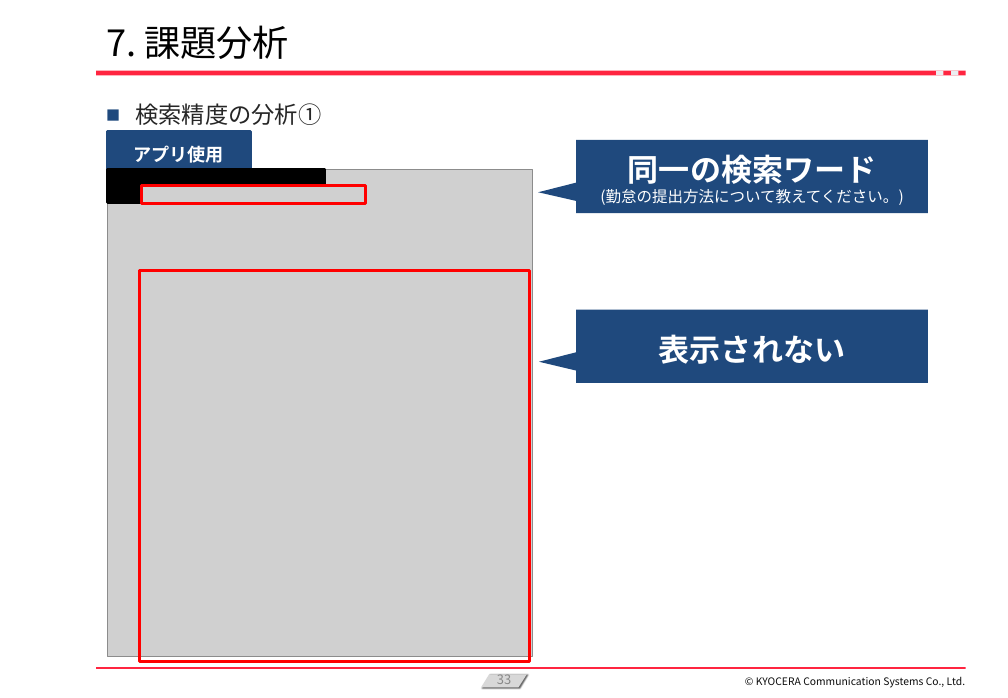
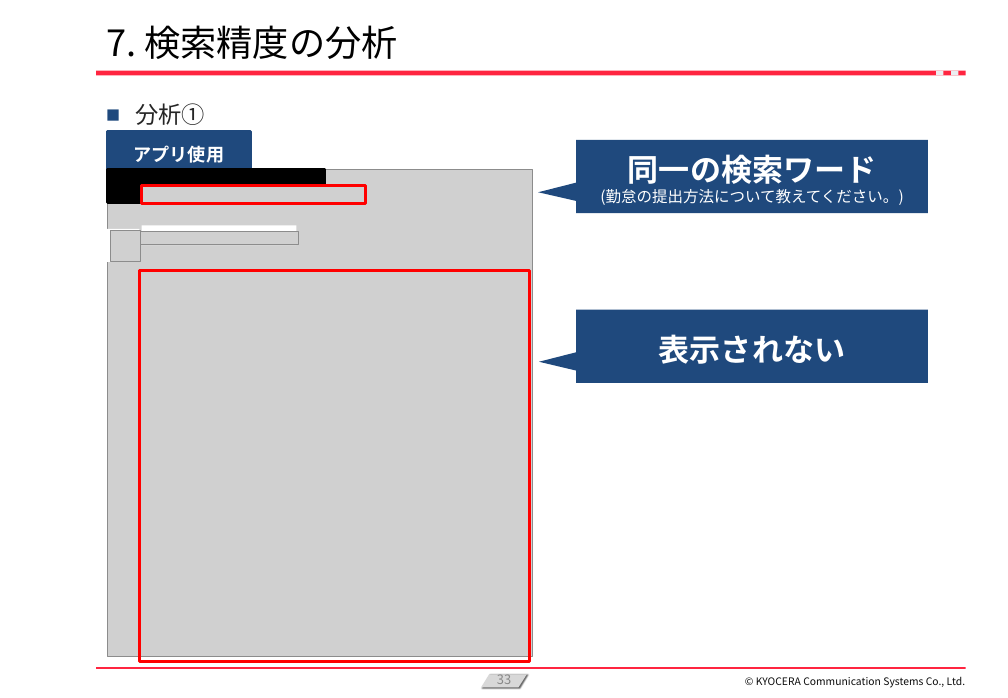
Before and after one commit to KanataOsako/SCSA, a slide deck: slide 33 of src/研究レポート/業務改善【大迫かなた】2024年予選会資料.pptx. Drawn at 1008x698 pixels with LibreOffice and Linux fonts; fonts in the diff are those of the drawing; grey boxes stand for pictures; background and template pictures are left out. Boxes give left, top, right and bottom in pixels: in the first picture for what was removed or moved away, otherwise in the second. Text is boxed around its words. In the diff, an @@ line names an element or a change of style, - is before the commit and + after.

```diff
--- a/src/研究レポート/業務改善【大迫かなた】2024年予選会資料.pptx
+++ b/src/研究レポート/業務改善【大迫かなた】2024年予選会資料.pptx
@@ title at <box>106,25,398,59</box>: text changed @@
-7. 課題分析
+7. 検索精度の分析
@@ text at <box>135,103,205,125</box>: text changed @@
-■ 検索精度の分析①
+■ 分析①
@@ group added at <box>103,225,299,262</box>: 2 rectangles, 2 pictures @@
```
Also in this commit, not shown: 29 other slides changed, 3 slides added, 1 slide removed, 1 other file.
